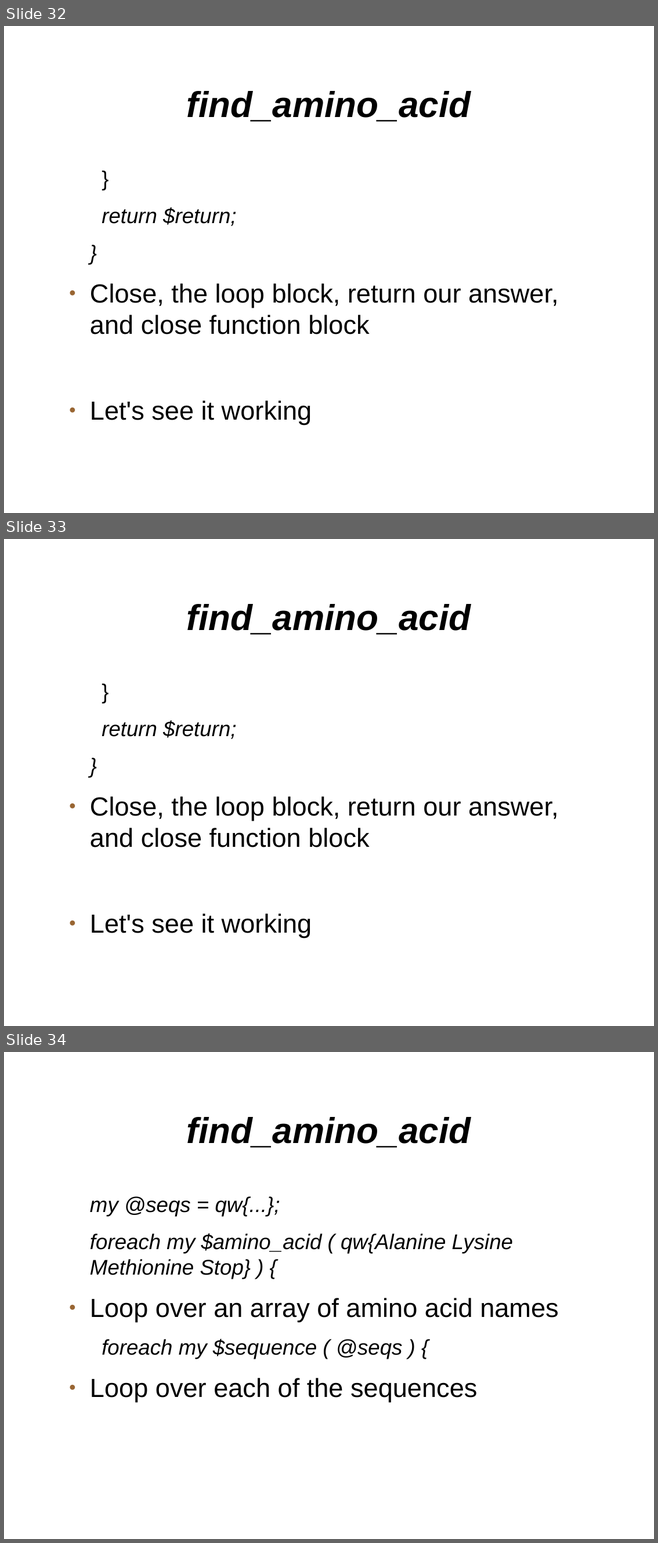
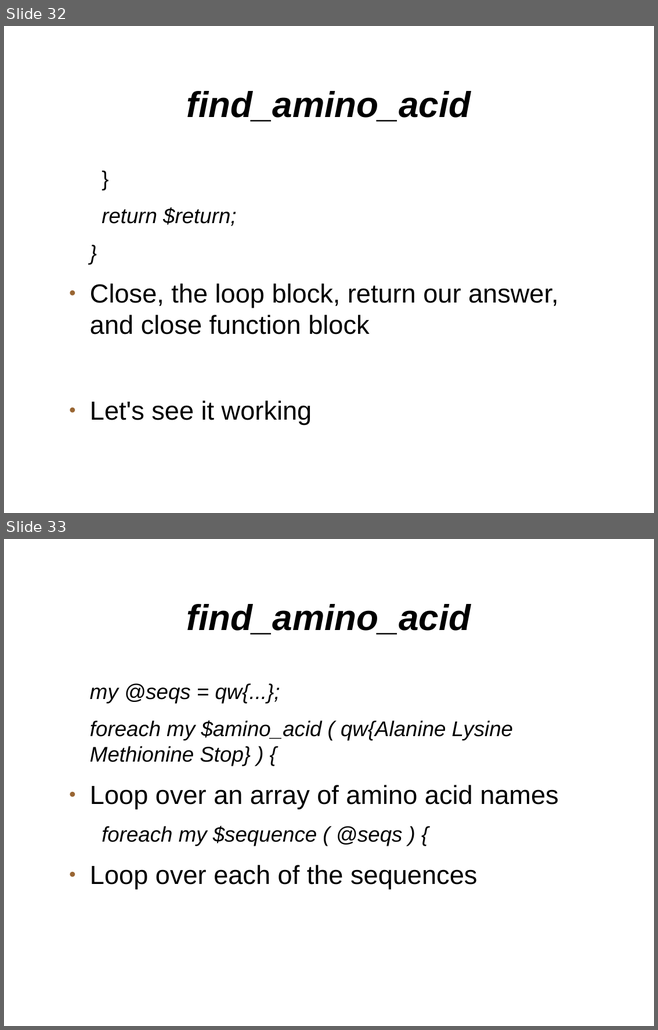
Before and after one commit to setitesuk/basic_perl_course, a slide deck: 12-functions_2/functions_two.odp. Shown one above the other, each under a label of ours: slides 32, 33 and 34 before the commit, slides 32 and 33 after it. The pictures are 658x1543 and 658x1030 pixels, drawn with LibreOffice and Linux fonts; fonts in the diff are those of the drawing; background and template pictures are left out. Boxes give left, top, right and bottom in pixels: in the first picture for what was removed or moved away, otherwise in the second. Text is boxed around its words. In the diff, an @@ line names an element or a change of style, - is before the commit and + after.

```diff
--- a/12-functions_2/functions_two.odp
+++ b/12-functions_2/functions_two.odp
@@ slide 33 removed at bbox=[4, 539, 654, 1026], background picture (left out) @@
@@ title removed at bbox=[187, 604, 470, 635] @@
-find_amino_acid
@@ text removed at bbox=[90, 721, 558, 938] @@
-}
-return $return;
-}
-● Close, the loop block, return our answer, and close function block
-● Let's see it working
@@ what was slide 34 is now slide 33 @@
```
Also in this commit, not shown: 23 other files.
